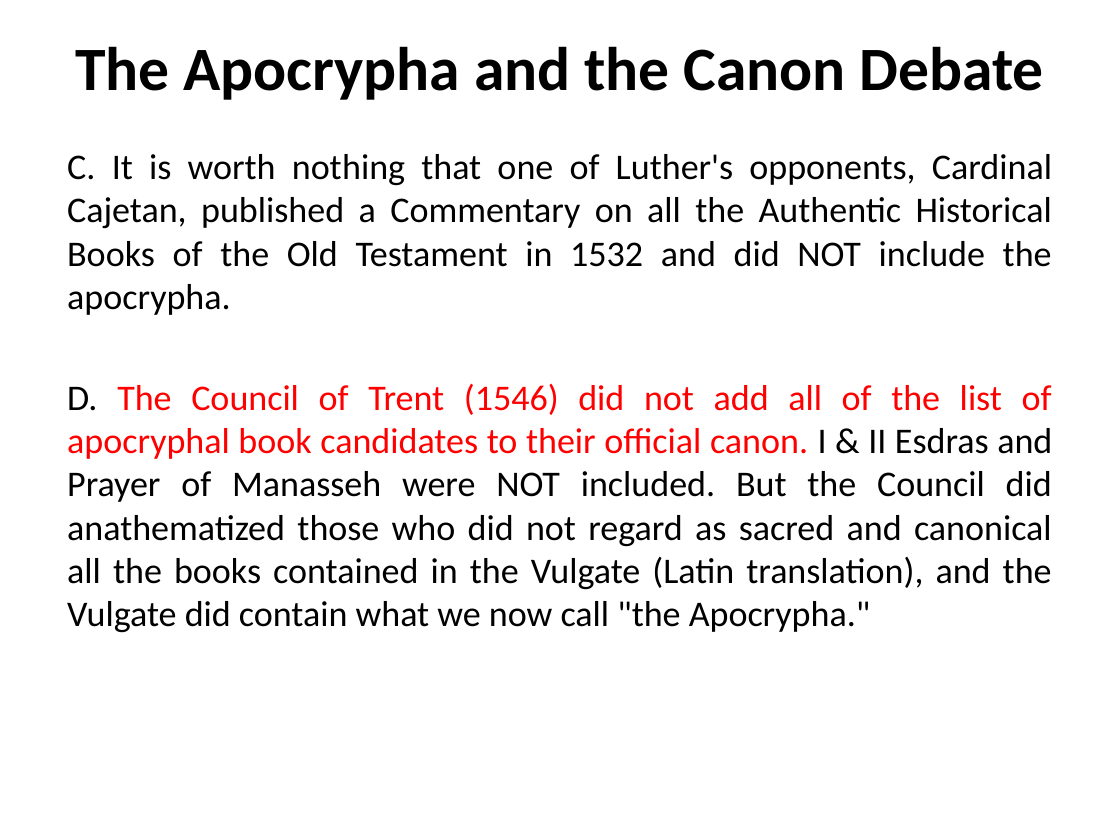
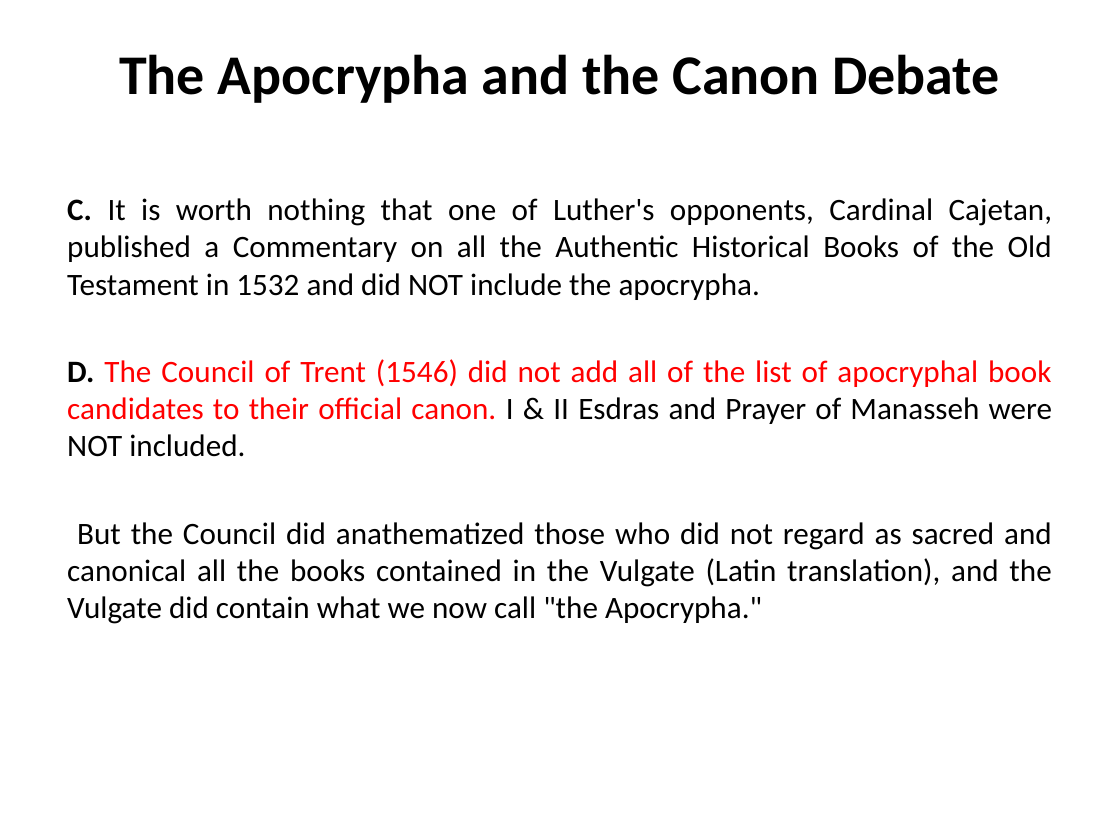
Before and after one commit to mutanganajoseph/Documents, a slide deck: slide 62 of auca/sem-1/intro-to-Bible-study/1 intro to Bible study Notes.pptx (slide 66 before the commit). Drawn at 1120x840 pixels with LibreOffice and Linux fonts; fonts in the diff are those of the drawing. Boxes give left, top, right and bottom in pixels: in the first picture for what was removed or moved away, otherwise in the second. Text is boxed around its words. In the diff, an @@ line names an element or a change of style, - is before the commit and + after.

```diff
--- a/auca/sem-1/intro-to-Bible-study/1 intro to Bible study Notes.pptx
+++ b/auca/sem-1/intro-to-Bible-study/1 intro to Bible study Notes.pptx
@@ title "The Apocrypha and the Canon ..." at box(119, 54, 999, 103): size 39.6 to 36 pt @@
@@ text "C. It is worth nothing ...": place and size @@
-text "C. It is worth nothing ..." at box(67, 154, 1052, 633)
+text "C. It is worth nothing ..." at box(67, 198, 1052, 624)
@@ text at box(67, 198, 1052, 300): size 23.2 to 20 pt in "C. It is worth nothing that one ..."; bold on in "C." @@
@@ text at box(67, 359, 1052, 624): text changed; size 23.2 to 20 pt @@
-D. The Council of Trent (1546) did not add all of the list of apocryphal book candidates to their official canon. I & II Esdras and Prayer of Manasseh were NOT included. But the Council did anathematized those who did not regard as sacred and canonical all the books contained in the Vulgate (Latin translation), and the Vulgate did contain what we now call "the Apocrypha."
+D. The Council of Trent (1546) did not add all of the list of apocryphal book candidates to their official canon. I & II Esdras and Prayer of Manasseh were NOT included.
+But the Council did anathematized those who did not regard as sacred and canonical all the books contained in the Vulgate (Latin translation), and the Vulgate did contain what we now call "the Apocrypha."
```
Also in this commit, not shown: 39 other slides changed, 8 slides removed, 1 other file.
